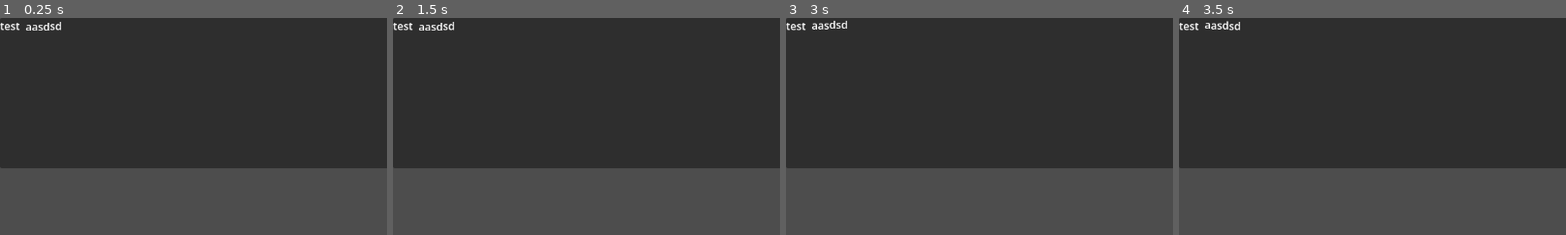
Above: before the commit, frames 1-4 (left to right).
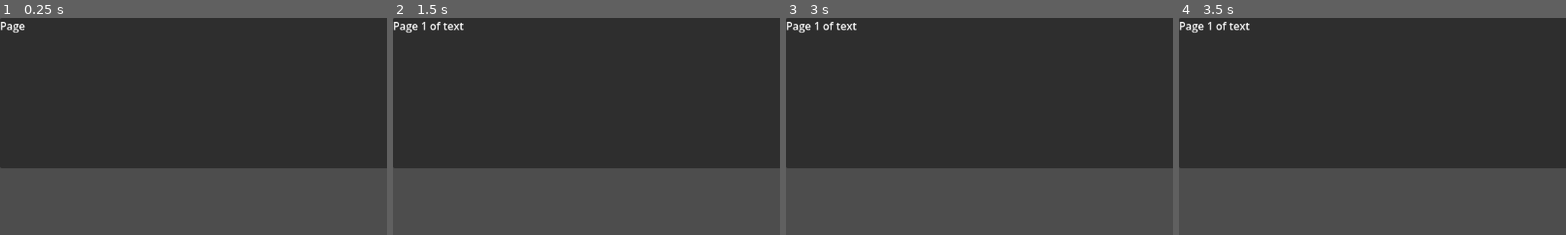
Above: after the commit, the same moments.

Repository: boneyard24/VGGJ2026
Game: Godot game, scene res://Dialogue Box/DialogueBox.tscn
The game is run twice, just before and just after one commit, with the same random seed, the same clock (stepped at 60 frames per second) and the same inputs. Before the commit the project has no main scene; this scene is started directly in both runs.
Inputs:
- Up to frame 1 (0.25 s): no input
- Up to frame 2 (1.5 s): hold Left (ui_left) from 1.28 s (still down)
- Up to frame 3 (3 s): release Left (ui_left) at 2.03 s; tap Enter at 2.75 s
- Up to frame 4 (3.5 s): no input
The pictures show only the part of the screen within x 0-50%, y 0-50%; the shares and areas given below are measured in that part.

The runs differ from the first frame. In frame 1, 0.4% of the frame differs, in the area x 0-16%, y 1-8%; in frame 2, 0.5%; in frame 3, 0.5%, in the area x 0-19%, y 1-8%; in frame 4, 0.5%.

Commit message:
Dialogue box!
Data driven dialogue box that loads the boss lines and defines text and page speed

Diff:
--- a/trainger/Dialogue Box/DialogueBox.tscn
+++ b/trainger/Dialogue Box/DialogueBox.tscn
@@ -1,4 +1,6 @@
 [gd_scene format=3 uid="uid://cl7fsjf2d4taa"]
+
+[ext_resource type="Script" uid="uid://bphci0ua0uym3" path="res://Dialogue Box/dialogue_box.gd" id="1_djagf"]
 
 [node name="Game" type="Node2D" unique_id=1743243020]
 
@@ -7,6 +9,7 @@
 [node name="DialogueBox" type="Panel" parent="CanvasLayer" unique_id=1367545682]
 offset_right = 607.0
 offset_bottom = 224.0
+script = ExtResource("1_djagf")
 
 [node name="DialogueText" type="RichTextLabel" parent="CanvasLayer/DialogueBox" unique_id=1924625265]
 custom_minimum_size = Vector2(600, 200)
--- /dev/null
+++ b/trainger/Dialogue Box/dialogue_box.gd
@@ -0,0 +1,71 @@
+extends Panel
+
+@onready var text_label: RichTextLabel = $DialogueText
+
+var boss_dialogue: Array[String] = []
+var current_line := 0
+
+var typing_speed := 0.0
+var line_wait_time := 0.0
+
+func _ready():
+	boss_dialogue = load_dialogue_json("res://Dialogue Box/dialogue_data.json")
+	if boss_dialogue.is_empty():
+		return
+
+	start_dialogue()
+
+func load_dialogue_json(path: String) -> Array[String]:
+	var file := FileAccess.open(path, FileAccess.READ)
+	if file == null:
+		push_error("Failed to open dialogue file: " + path)
+		return []
+
+	var json_text := file.get_as_text()
+	var parsed = JSON.parse_string(json_text)
+	var lines : Array[String] = []
+
+	if typeof(parsed) != TYPE_DICTIONARY:
+		push_error("Invalid JSON format in: " + path)
+		return []
+
+	typing_speed = parsed["dialogue"]["boss"]["typing_speed"]
+	line_wait_time = parsed["dialogue"]["boss"]["line_wait_time"]
+
+	# Navigate to: dialogue → boss → lines
+	if parsed.has("dialogue") \
+	and parsed["dialogue"].has("boss") \
+	and parsed["dialogue"]["boss"].has("lines"):
+
+		var raw_lines = parsed["dialogue"]["boss"]["lines"]
+		for item in raw_lines:
+			lines.append(str(item))
+		return lines
+
+	push_error("Dialogue JSON missing boss lines: " + path)
+	return []
+
+func start_dialogue():
+	current_line = 0
+	await show_line(boss_dialogue[current_line])
+
+func show_line(text: String) -> void:
+	text_label.clear()
+
+	for char in text:
+		text_label.append_text(char)
+		await get_tree().create_timer(typing_speed).timeout
+
+	await get_tree().create_timer(line_wait_time).timeout
+	await advance_line()
+
+func advance_line() -> void:
+	current_line += 1
+
+	if current_line < boss_dialogue.size():
+		await show_line(boss_dialogue[current_line])
+	else:
+		dialogue_finished()
+
+func dialogue_finished():
+	print("Dialogue complete.")
--- a/trainger/Dialogue Box/dialogue_data.json
+++ b/trainger/Dialogue Box/dialogue_data.json
@@ -1,6 +1,8 @@
 {
 	"dialogue": {
 		"boss": {
+			"typing_speed": 0.07,
+			"line_wait_time": 3,
 			"lines": [
 				"Page 1 of text",
 				"Page 2 of text: Electric Boogaloo",
@@ -8,11 +10,15 @@
 			]
 		},
 		"player": {
+			"typing_speed": 0.07,
+			"line_wait_time": 3,
 			"normal_reply": [
 				"Oh I see",
 				"Mhm",
                 "Interesting"
 			],
+			"typing_speed": 0.05,
+			"line_wait_time": 3,
 			"train_reply": [
 				"Trains",
 				"Trains?",
--- a/trainger/project.godot
+++ b/trainger/project.godot
@@ -11,6 +11,7 @@
 [application]
 
 config/name="TRAINGER"
+run/main_scene="uid://bj0jc0ucnv8l6"
 config/features=PackedStringArray("4.6", "GL Compatibility")
 config/icon="res://icon.svg"
 
Not shown, added: trainger/Dialogue Box/dialogue_box.gd.uid
